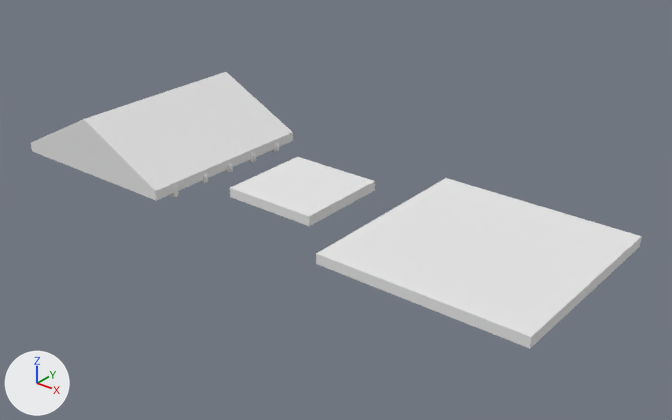
The Blender file Resources/Blender/Scenery/ModularDungeon/Dn_Ceilings.blend: old version first, new version second.
Before and after are seen from a camera (50 mm lens) standing at (10.83, -12.51, 11.65) and looking at (0.72, 0.13, 3.81). Arrows for +X, +Y and +Z are at lower left; the lights stay in place.

In view in the first picture: 'Dn_Ceiling_1', 'Dn_Ceiling_Big_1', 'Dn_Ceiling_Big_2'.
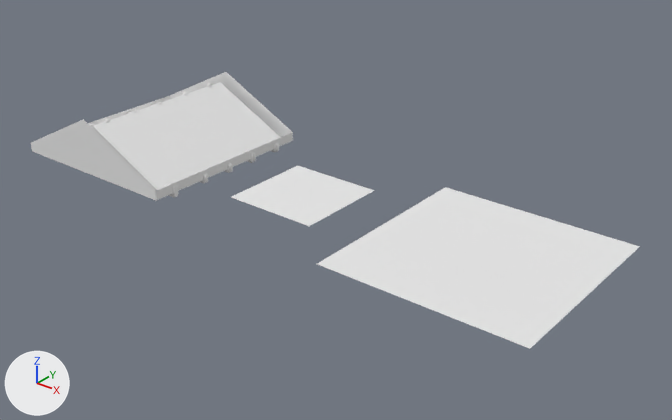
Diff of the bpy script that builds the scene:
```diff
--- a/Resources/Blender/Scenery/ModularDungeon/Dn_Ceilings.blend.py
+++ b/Resources/Blender/Scenery/ModularDungeon/Dn_Ceilings.blend.py
@@ me_dn_ceiling_big_2 @@
 me_dn_ceiling_big_2.from_pydata(...)  # 24 vertices, 24 faces; spans x -2.0..2.0, y -2.0..2.0, z 4.0..5.2
 # used by ob_dn_ceiling_big_2; location = (-4.0, 0.0, 0.0)
 # verts and faces of me_dn_ceiling_big_2; kept vertices keep their numbers, new ones are numbered from 24
 # before: 0 (2.0, -2.0, 4.2) at pixel (155, 191), 1 (2.0, 2.0, 4.2) at pixel (292, 132), 2 (-2.0, 2.0, 4.2), 3 (-2.0, -2.0, 4.2) at pixel (30, 142), 4 (2.0, 1.8, 4.2) at pixel (286, 134)
 # before: 8 (0.0, -2.0, 5.2) at pixel (83, 119), 9 (0.0, 2.0, 5.2) at pixel (225, 71), 10 (2.0, -1.8, 4.2) at pixel (163, 187), 13 (0.0, 1.8, 5.2) at pixel (219, 73), 15 (-2.0, -1.8, 4.2) at pixel (38, 140)
 # before: 16 (-2.0, 1.8, 4.2), 19 (0.0, -1.8, 5.2) at pixel (91, 116)
+# me_dn_ceiling_big_2 part 1
+delete_vertices([13, 19])  # with the faces that use them
 me_dn_ceiling_big_2.materials.append(mat_material_base)
@@ me_dn_ceiling_big_1 @@
 me_dn_ceiling_big_1.from_pydata(...)  # 8 vertices, 6 faces; spans x -2.0..2.0, y -2.0..2.0, z 4.0..4.2
 # used by ob_dn_ceiling_big_1; location = (4.0, 0.0, 0.0)
 # verts and faces of me_dn_ceiling_big_1; kept vertices keep their numbers, new ones are numbered from 8
 # before: 0 (2.0, -2.0, 4.2) at pixel (531, 337), 1 (2.0, 2.0, 4.2) at pixel (641, 236), 2 (-2.0, 2.0, 4.2) at pixel (445, 177), 3 (-2.0, -2.0, 4.2) at pixel (316, 253), 4 (2.0, -2.0, 4.0) at pixel (529, 348)
 # before: 5 (2.0, 2.0, 4.0) at pixel (639, 246), 6 (-2.0, 2.0, 4.0), 7 (-2.0, -2.0, 4.0) at pixel (316, 264)
+# me_dn_ceiling_big_1 part 2
+delete_vertices([*range(0, 4)])  # with the faces that use them
 me_dn_ceiling_big_1.materials.append(mat_material_base)
@@ me_dn_ceiling @@
 me_dn_ceiling.from_pydata(...)  # 8 vertices, 6 faces; spans x -1.0..1.0, y -1.0..1.0, z 4.0..4.2
 # used by ob_dn_ceiling_1; location = (0.0, 0.0, 0.0)
 # verts and faces of me_dn_ceiling; kept vertices keep their numbers, new ones are numbered from 8
 # before: 0 (1.0, -1.0, 4.2) at pixel (309, 216), 1 (1.0, 1.0, 4.2) at pixel (374, 181), 2 (-1.0, 1.0, 4.2) at pixel (297, 156), 3 (-1.0, -1.0, 4.2) at pixel (229, 187), 4 (1.0, -1.0, 4.0) at pixel (309, 226)
 # before: 5 (1.0, 1.0, 4.0) at pixel (374, 190), 6 (-1.0, 1.0, 4.0), 7 (-1.0, -1.0, 4.0) at pixel (230, 197)
+# me_dn_ceiling part 3
+delete_vertices([*range(0, 4)])  # with the faces that use them
 me_dn_ceiling.materials.append(mat_material_base)
```

Changed parts and their boxes (x1, y1, x2, y2) in the pictures (672 x 420 px):
'Dn_Ceiling_Big_1', reshaped
    before: (316, 178, 642, 349)
    after: (317, 187, 640, 349)
'Dn_Ceiling_1', reshaped (13% shorter)
    before: (230, 157, 375, 226)
    after: (231, 166, 375, 226)
part 1 of me_dn_ceiling_big_2, deleted
    before: (84, 72, 292, 191)
part 2 of me_dn_ceiling_big_1, deleted
    before: (316, 178, 642, 349)
part 3 of me_dn_ceiling, deleted
    before: (230, 157, 375, 226)
